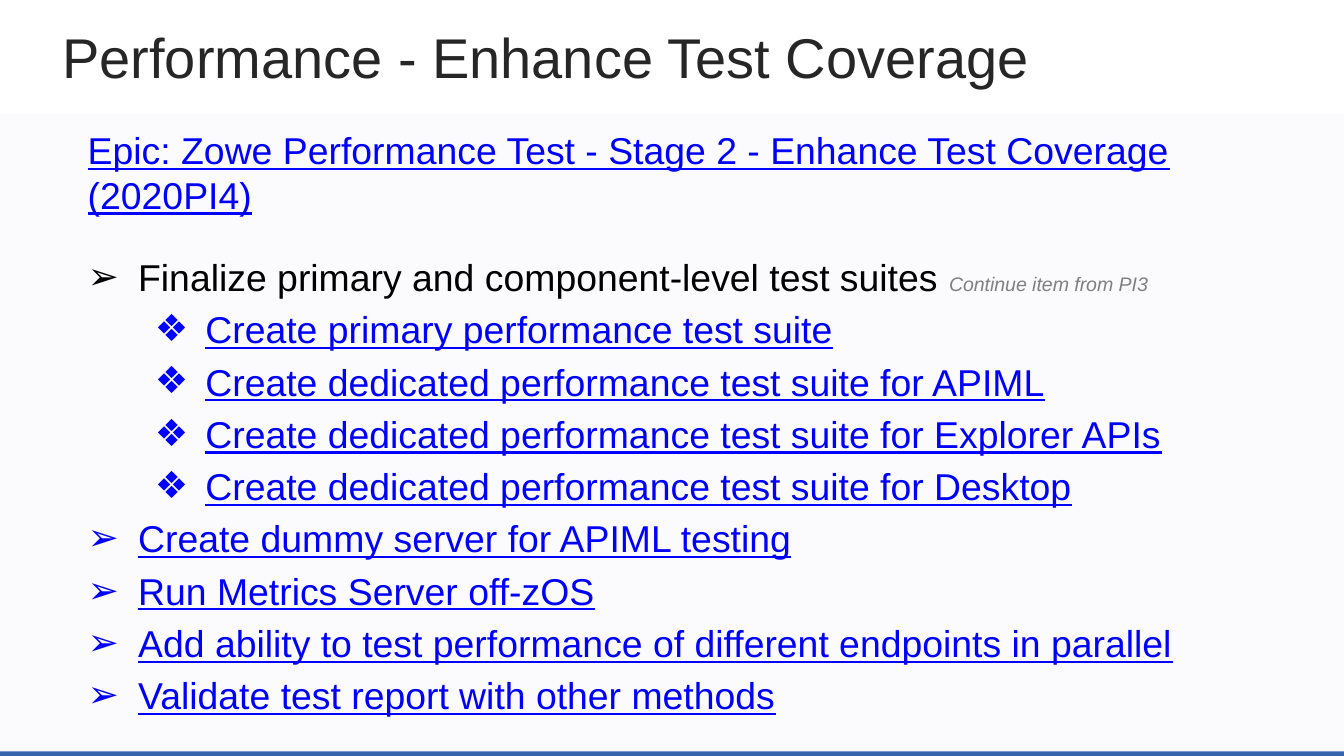
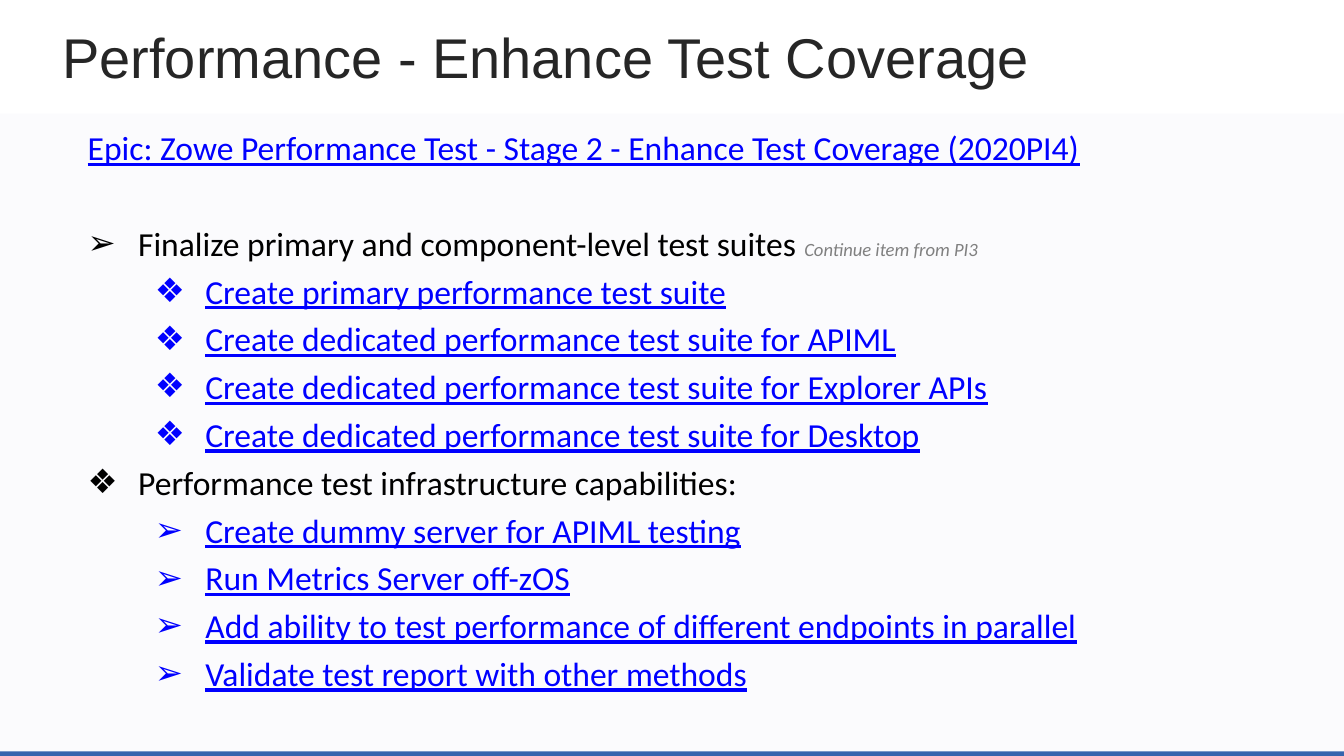
Before and after one commit to zowe/community, a slide deck: slide 13 of Project Management/PI Planning/20PI4 Planning/Zowe Community Squad Focus for 20PI4.pptx (slide 12 before the commit). Drawn at 1344x756 pixels with LibreOffice and Linux fonts; fonts in the diff are those of the drawing; background and template pictures are left out. Boxes give left, top, right and bottom in pixels: in the first picture for what was removed or moved away, otherwise in the second. Text is boxed around its words. In the diff, an @@ line names an element or a change of style, - is before the commit and + after.

```diff
--- a/Project Management/PI Planning/20PI4 Planning/Zowe Community Squad Focus for 20PI4.pptx
+++ b/Project Management/PI Planning/20PI4 Planning/Zowe Community Squad Focus for 20PI4.pptx
@@ text at (88, 135, 1079, 692): size 20 to 18 pt in "Epic: Zowe Performance Test - Stage 2 ...", "Finalize primary and component-level test suites", "Create primary performance test suite", "Create dedicated performance test suite for APIML" and 6 more places; font Arial to Calibri; size 10.5 to 10 pt in "Continue item from PI3"; list level 1 to 2 in "Create dummy server for APIML ..."; list level 1 to 2 in "Run Metrics Server off-zOS"; list level 1 to 2 in "Add ability to test performance ..."; list level 1 to 2 in "Validate test report with other ..." @@
@@ text at (138, 471, 737, 501): paragraph added @@
+❖ Performance test infrastructure capabilities:
```
Also in this commit, not shown: 5 other slides changed, 2 slides added, 4 slides removed.
